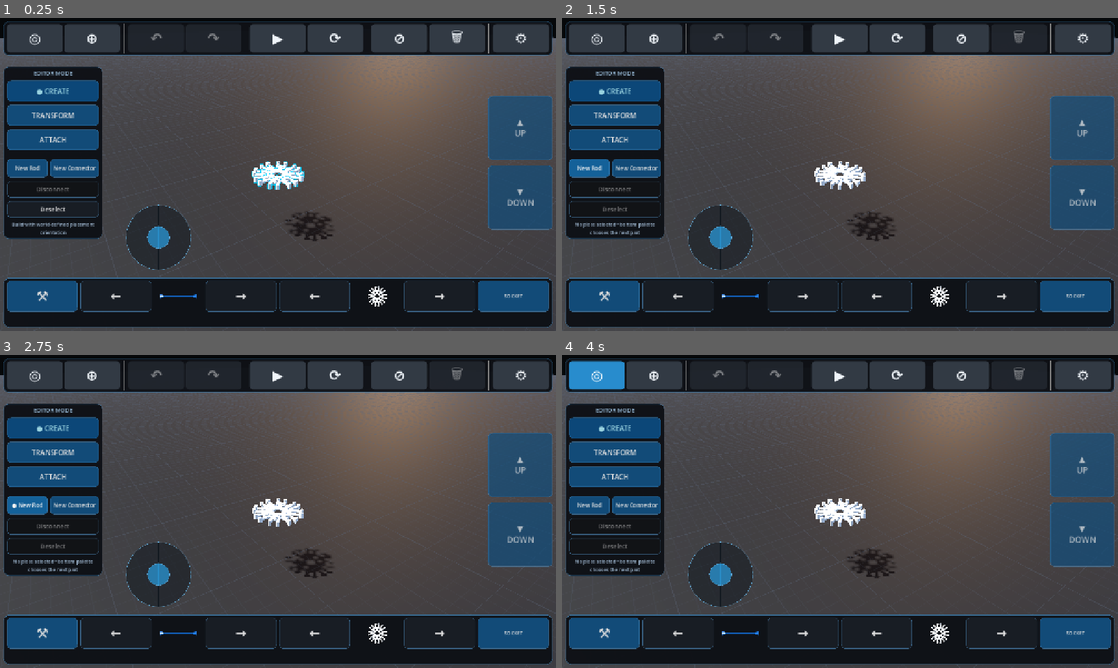
Above: before the commit, frames 1-4 (two rows, left to right).
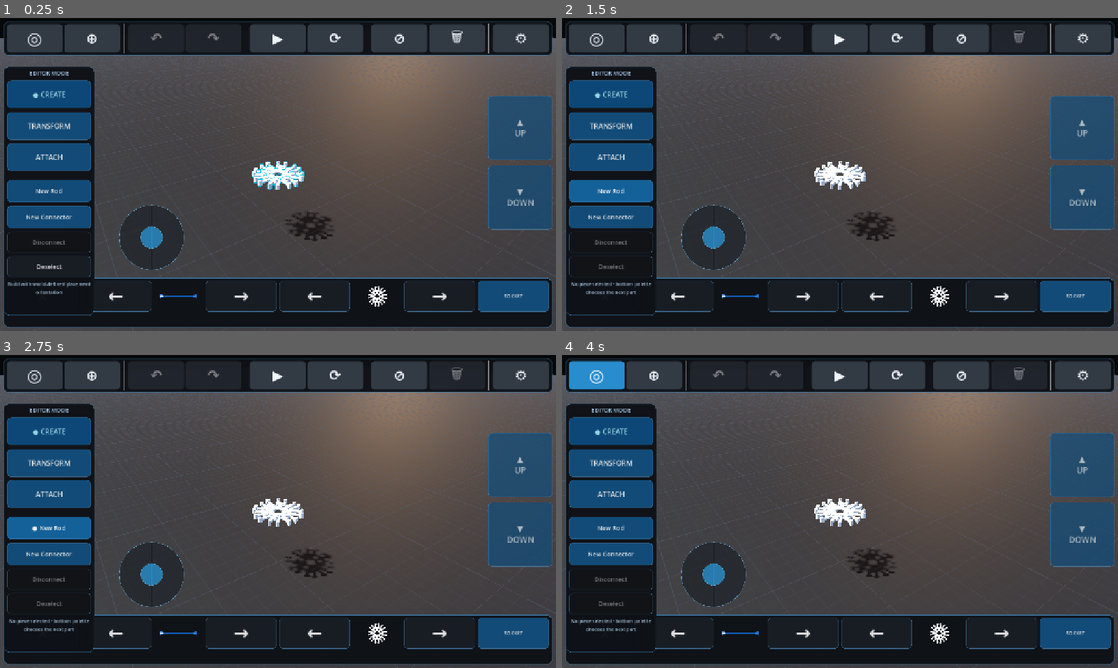
Above: after the commit, the same moments.

Repository: pixel375/connex
Game: Godot game, scene res://Main.tscn
Two runs of this game, one before a commit and one after it. Both use one fixed random seed, a clock stepped at 60 frames per second and the inputs below.
Inputs:
- Up to frame 1 (0.25 s): no input
- Up to frame 2 (1.5 s): click "New Rod" at 0.5 s; click "● New Rod" at 1.25 s
- Up to frame 3 (2.75 s): click "New Rod" at 2 s
- Up to frame 4 (4 s): click "● New Rod" at 2.75 s; click "◎" at 3.5 s

The runs differ from the first frame. In frame 1, 9.7% of the frame differs, in the area x 0-81%, y 4-96%; in frame 2, 9.9%; in frame 3, 9.9%; in frame 4, 9.7%.

Commit message:
Activate v0.5.24 staging runtime

Diff:
--- a/Main.tscn
+++ b/Main.tscn
@@ -1,10 +1,9 @@
 [gd_scene load_steps=4 format=3]
 
-; v0.5.23 keeps the v0.5.22 touch/transform foundation and adds the focused
-; UI polish, fixed menu-close overlays and ATTACH deselection repair in
-; main_v082.gd. Scene helpers preserve legacy physics slider behavior and
-; finalize the icon top bar after the inherited UI is ready.
-[ext_resource type="Script" path="res://scripts/main_v082.gd" id="1_main"]
+; v0.5.24 staging extends the v0.5.23 UI/touch foundation with unified
+; piece/point Deselect state, larger touch controls and explicit cross-piece
+; ATTACH retargeting. This staging branch is intentionally not built/released.
+[ext_resource type="Script" path="res://scripts/main_v083.gd" id="1_main"]
 [ext_resource type="Script" path="res://scripts/physics_slider_fix_v052.gd" id="2_physics_fix"]
 [ext_resource type="Script" path="res://scripts/ui_topbar_fix_v082.gd" id="3_topbar_fix"]
 
